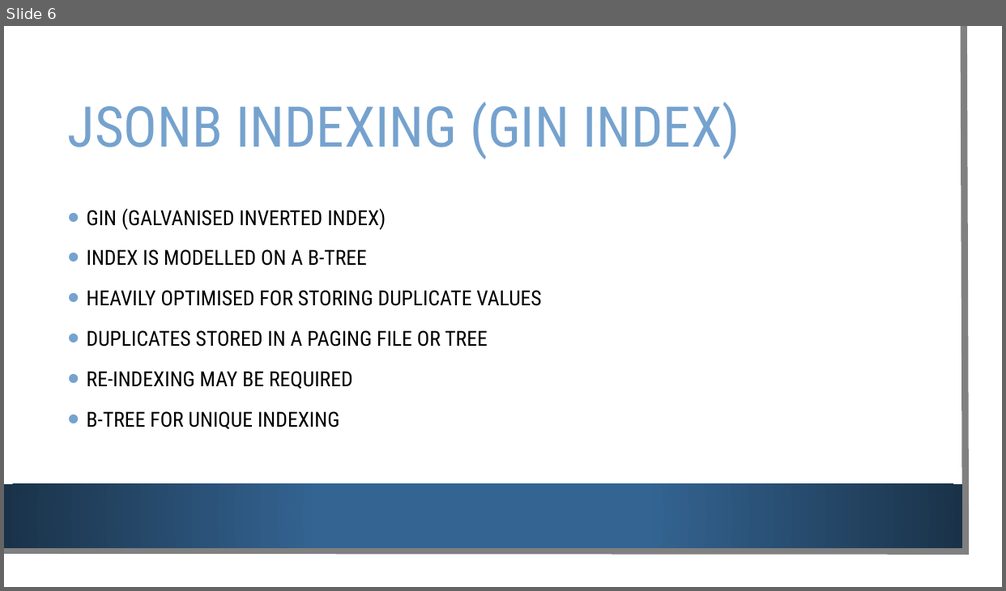
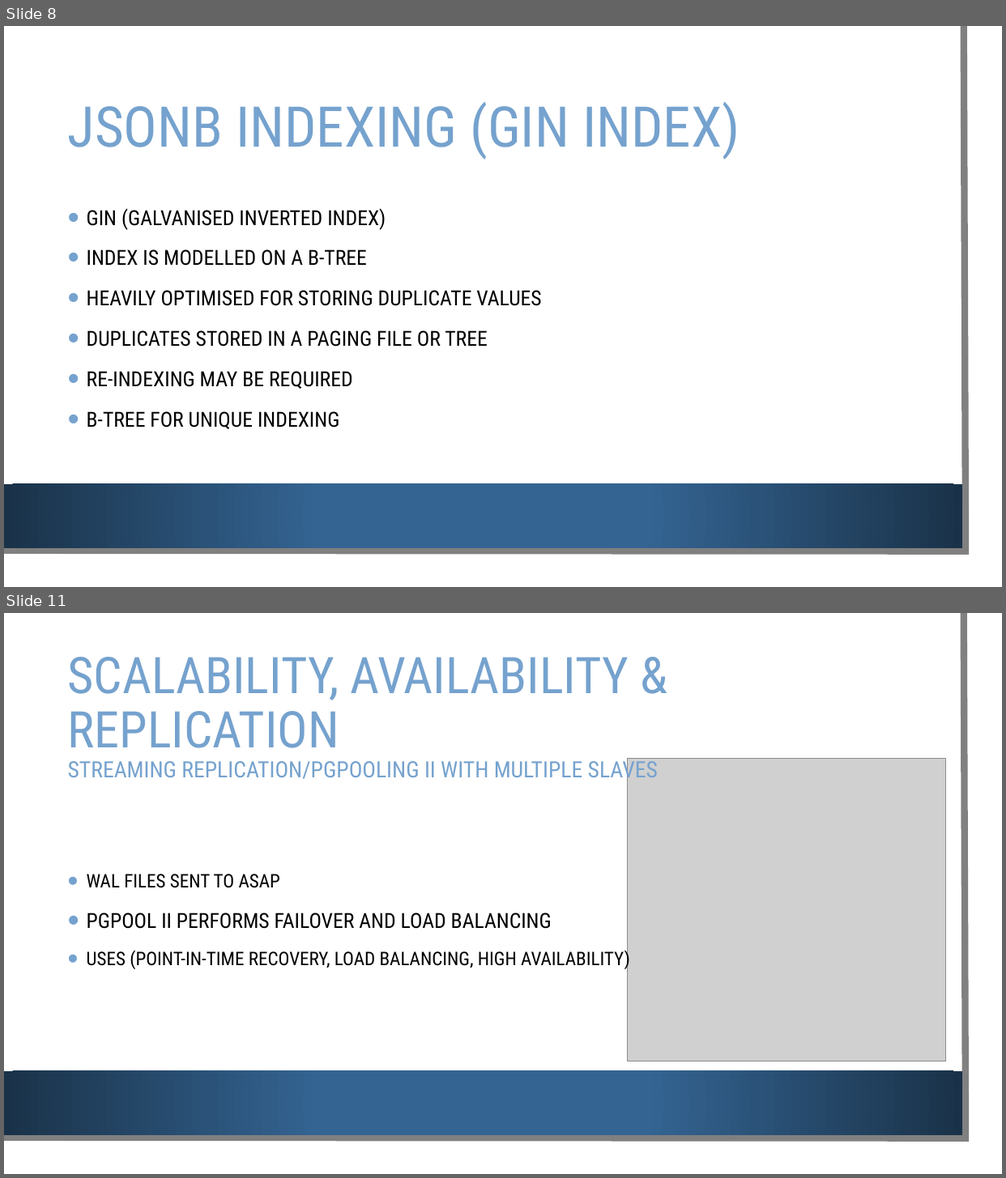
Before and after one commit to Alanmugz/PostGreSQL, a slide deck: PostgreSQL.pptx. Shown one above the other, each under a label of ours: slide 6 before the commit, slides 8 and 11 after it; the slides between them are not shown. The pictures are 1006x591 and 1006x1178 pixels, drawn with LibreOffice and Linux fonts; fonts in the diff are those of the drawing; grey boxes stand for pictures; background and template pictures are left out. Boxes give left, top, right and bottom in pixels: in the first picture for what was removed or moved away, otherwise in the second. Text is boxed around its words. In the diff, an @@ line names an element or a change of style, - is before the commit and + after.

Commit message:
Updated power point

```diff
--- a/PostgreSQL.pptx
+++ b/PostgreSQL.pptx
@@ slide 11 added at (x1=4, y1=613, x2=1002, y2=1174), background picture (left out); not listed: 3 template elements that a slide beside it also shows @@
@@ title added at (x1=68, y1=657, x2=658, y2=784), 21.6 pt, text #75A2CE @@
+SCALABILITY, AVAILABILITY & REPLICATION
+STREAMING REPLICATION/PGPOOLING II WITH MULTIPLE SLAVES
@@ picture added at (x1=627, y1=759, x2=946, y2=1063) @@
@@ text added at (x1=87, y1=874, x2=630, y2=970), 18 pt, text #000000 @@
+• WAL FILES SENT TO ASAP
+• PGPOOL II PERFORMS FAILOVER AND LOAD BALANCING
+• USES (POINT-IN-TIME RECOVERY, LOAD BALANCING, HIGH AVAILABILITY)
@@ what was slide 6 is now slide 8 @@
```
Also in this commit, not shown: 5 slides changed, 4 other slides added.
